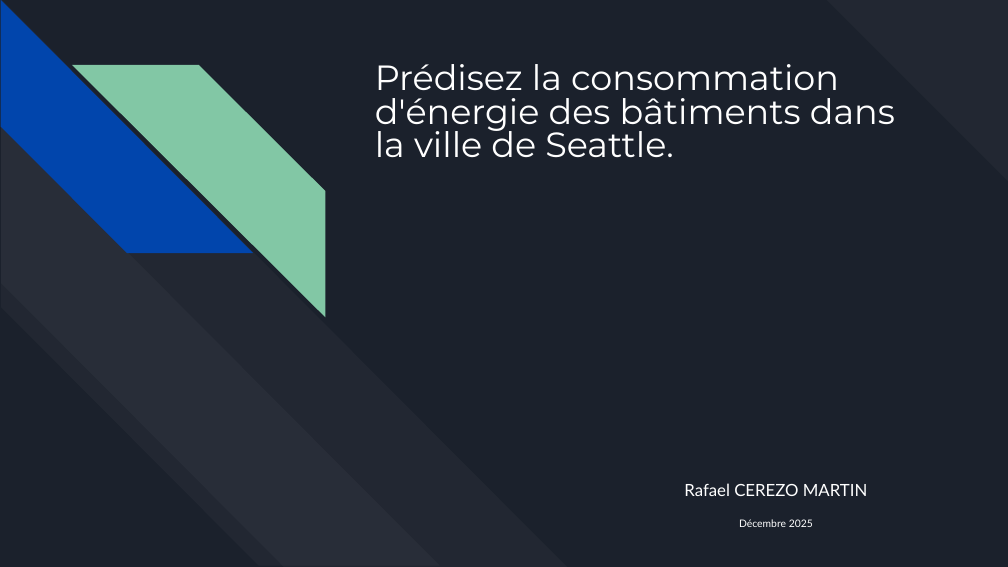
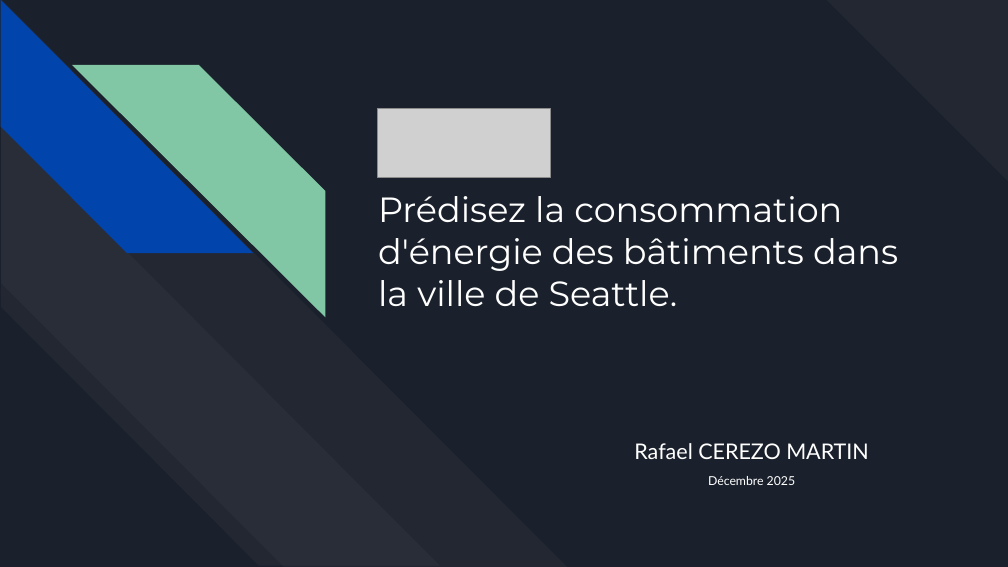
Before and after one commit to racemartin/m3_ocr, a slide deck: slide 1 of doc/Support_de_présentation_COnsomation_Energie_Seattle.pptx. Drawn at 1008x567 pixels with LibreOffice and Linux fonts; fonts in the diff are those of the drawing; grey boxes stand for pictures. Boxes give left, top, right and bottom in pixels: in the first picture for what was removed or moved away, otherwise in the second. Text is boxed around its words. In the diff, an @@ line names an element or a change of style, - is before the commit and + after.

Commit message:
Updated Powerpoint

```diff
--- a/doc/Support_de_présentation_COnsomation_Energie_Seattle.pptx
+++ b/doc/Support_de_présentation_COnsomation_Energie_Seattle.pptx
@@ picture added at [378,108,550,177] @@
@@ title "Prédisez la consommation d'énergie des ...": place and size @@
-title "Prédisez la consommation d'énergie des ..." at [375,64,895,157]
+title "Prédisez la consommation d'énergie des ..." at [378,196,898,306]
@@ title "Prédisez la consommation d'énergie des ..." at [378,196,898,306]: line spacing 0.8 to 1; less space between paragraphs @@
@@ subtitle "Rafael CEREZO MARTIN": place and size @@
-subtitle "Rafael CEREZO MARTIN" at [684,483,867,527]
+subtitle "Rafael CEREZO MARTIN" at [634,443,869,485]
@@ subtitle "Rafael CEREZO MARTIN" at [634,443,869,485]: size 12 to 15.4 pt in "Rafael CEREZO MARTIN"; size 7.4 to 8.8 pt in "Décembre 2025"; line spacing 0.9 to 0.8 @@
```
Also in this commit, not shown: 1 other slide changed, 33 slides added, 14 slides removed.
